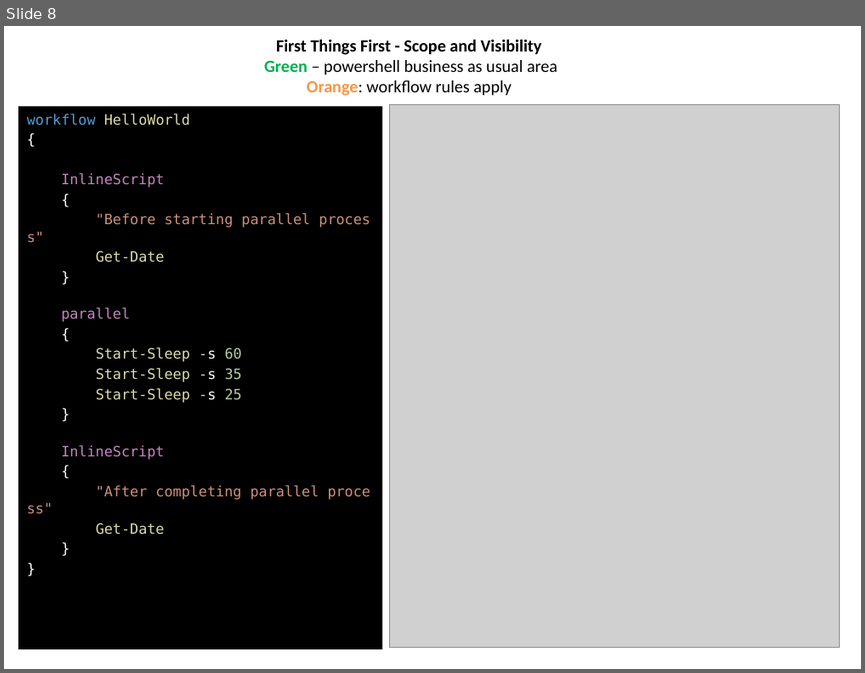
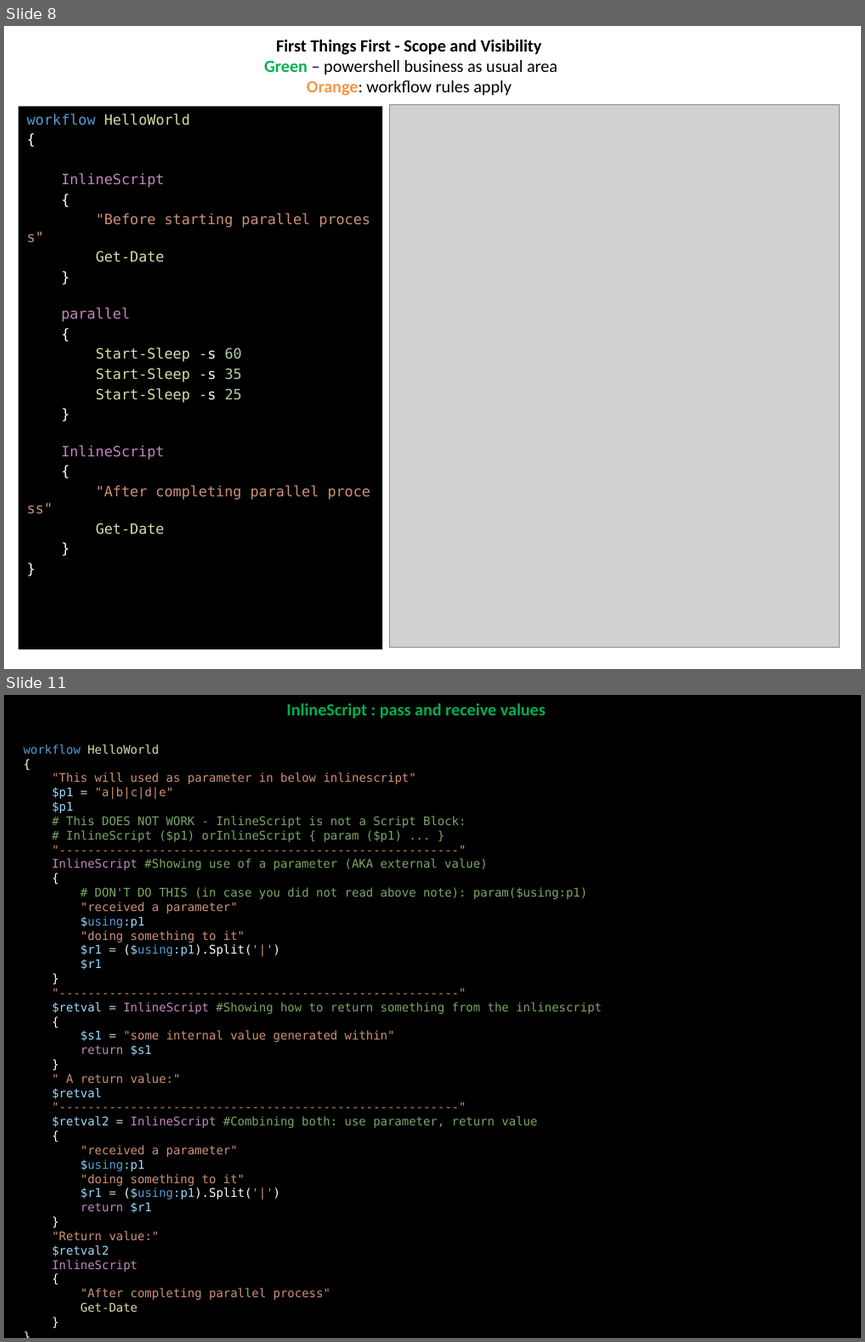
Before and after one commit to wildgrok/PowerShell, a slide deck: PowerShell From The Trenches - Workflows.pptx. Shown one above the other, each under a label of ours: slide 8 before the commit, slides 8 and 11 after it; the slides between them are not shown. The pictures are 865x673 and 865x1342 pixels, drawn with LibreOffice and Linux fonts; fonts in the diff are those of the drawing; grey boxes stand for pictures. Boxes give left, top, right and bottom in pixels: in the first picture for what was removed or moved away, otherwise in the second. Text is boxed around its words. In the diff, an @@ line names an element or a change of style, - is before the commit and + after.

Commit message:
Add files via upload
added more slides

```diff
--- a/PowerShell From The Trenches - Workflows.pptx
+++ b/PowerShell From The Trenches - Workflows.pptx
@@ slide 11 added at box(4, 695, 861, 1338), background #000000 @@
@@ title added at box(286, 703, 545, 718), 14.4 pt, text #00B050, bold @@
+InlineScript : pass and receive values
@@ text added at box(24, 744, 602, 1311), 10 pt, text #CE9178 @@
+workflow HelloWorld
+{
+"This will used as parameter in below inlinescript"
+$p1 = "a|b|c|d|e"
+$p1
+# This DOES NOT WORK - InlineScript is not a Script Block:
+# InlineScript ($p1) orInlineScript { param ($p1) ... }
+"--------------------------------------------------------"
+InlineScript #Showing use of a parameter (AKA external value)
+{
+# DON'T DO THIS (in case you did not read above note): param($using:p1)
+"received a parameter"
+$using:p1
+"doing something to it"
+$r1 = ($using:p1).Split('|')
+$r1
+}
+"--------------------------------------------------------"
+$retval = InlineScript #Showing how to return something from the inlinescript
+{
+$s1 = "some internal value generated within"
+return $s1
+}
+" A return value:"
+$retval
+"--------------------------------------------------------"
+$retval2 = InlineScript #Combining both: use parameter, return value
+{
+"received a parameter"
+$using:p1
+"doing something to it"
+$r1 = ($using:p1).Split('|')
+return $r1
+}
+"Return value:"
+$retval2
+InlineScript
+{
+"After completing parallel process"
+Get-Date
+}
+}
+HelloWorld # and we execute the workflow
```
Also in this commit, not shown: 1 slide changed, 3 other slides added, 4 other files.
